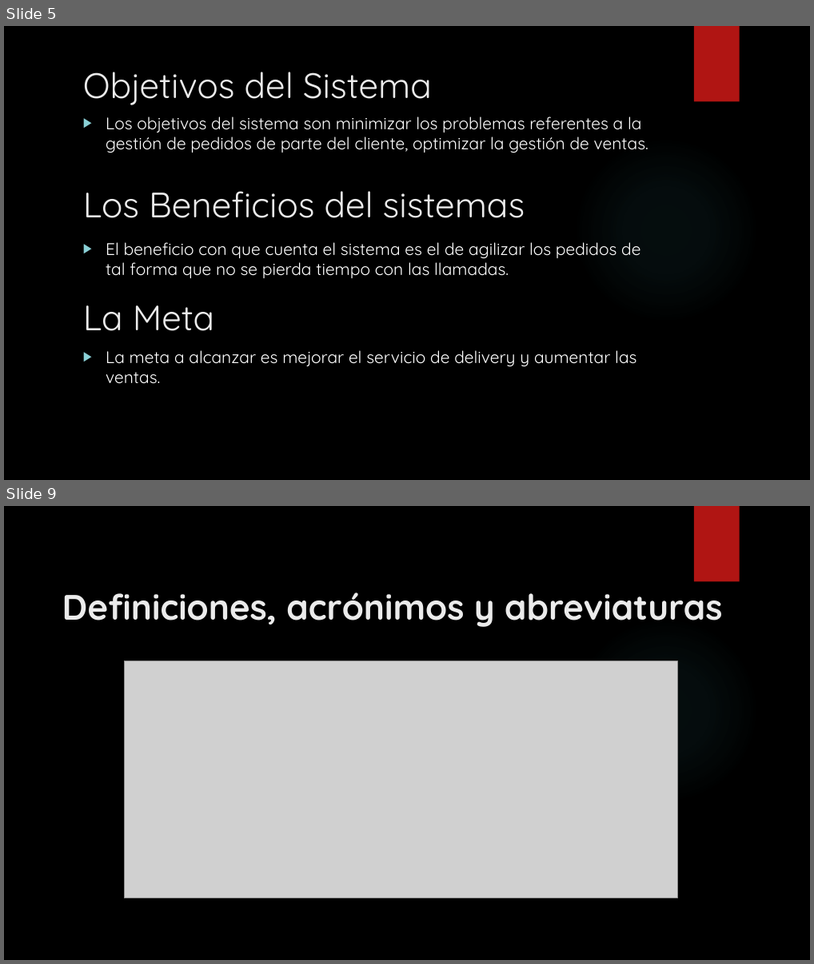
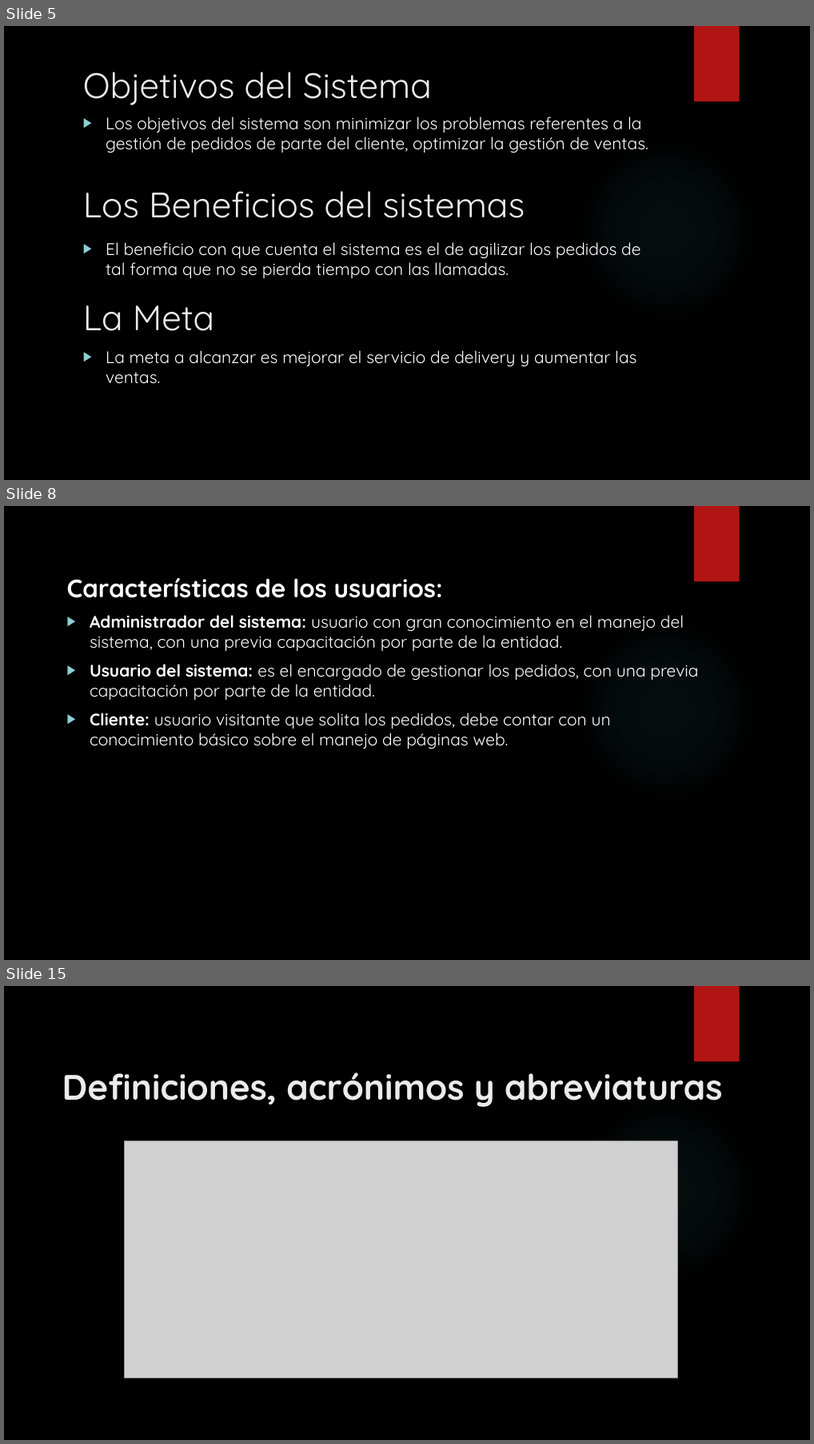
Before and after one commit to francben/proyectoDeliberyApp, a slide deck: Presentacion de Clase.pptx. Shown one above the other, each under a label of ours: slides 5 and 9 before the commit, slides 5, 8 and 15 after it; the slides between them are not shown. The pictures are 814x964 and 814x1444 pixels, drawn with LibreOffice and Linux fonts; fonts in the diff are those of the drawing; grey boxes stand for pictures; background and template pictures are left out. Boxes give left, top, right and bottom in pixels: in the first picture for what was removed or moved away, otherwise in the second. Text is boxed around its words. In the diff, an @@ line names an element or a change of style, - is before the commit and + after.

Commit message:
sigo añadiendo diapositivas con descripciones del sistema

```diff
--- a/Presentacion de Clase.pptx
+++ b/Presentacion de Clase.pptx
@@ slide 8 added at <box>4,506,810,960</box>, background picture (left out); not listed: 2 template elements that a slide beside it also shows @@
@@ text added at <box>67,578,698,749</box>, 20 pt, text #FFFFFF @@
+Características de los usuarios:
+▶ Administrador del sistema: usuario con gran conocimiento en el manejo del sistema, con una previa capacitación por parte de la entidad.
+▶ Usuario del sistema: es el encargado de gestionar los pedidos, con una previa capacitación por parte de la entidad.
+▶ Cliente: usuario visitante que solita los pedidos, debe contar con un conocimiento básico sobre el manejo de páginas web.
@@ what was slide 9 is now slide 15 @@
```
Also in this commit, not shown: 1 slide changed, 5 other slides added.
